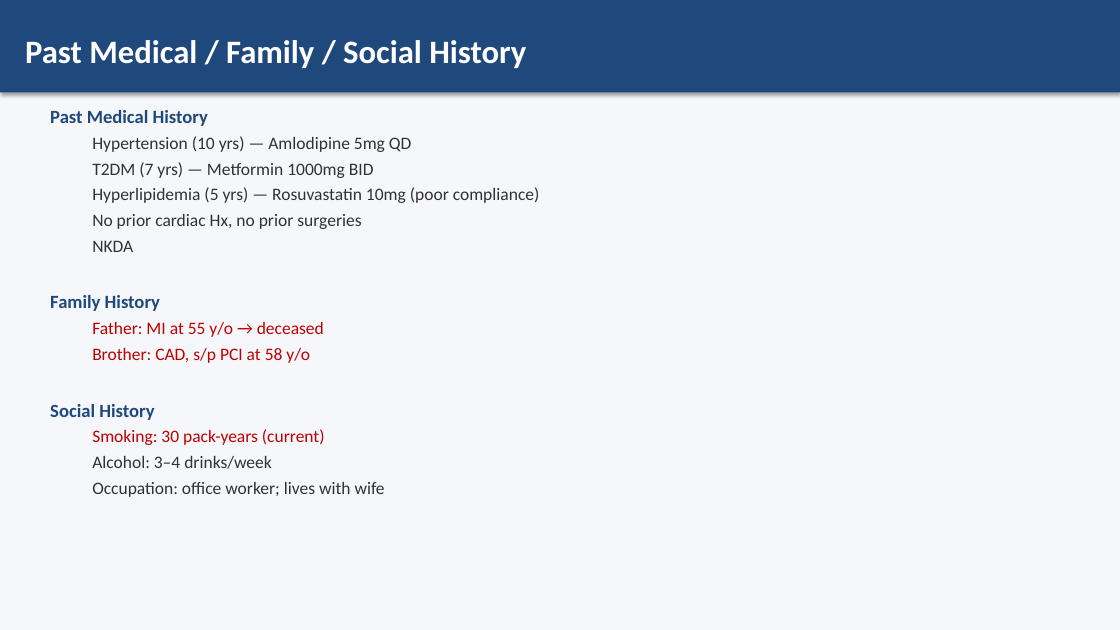
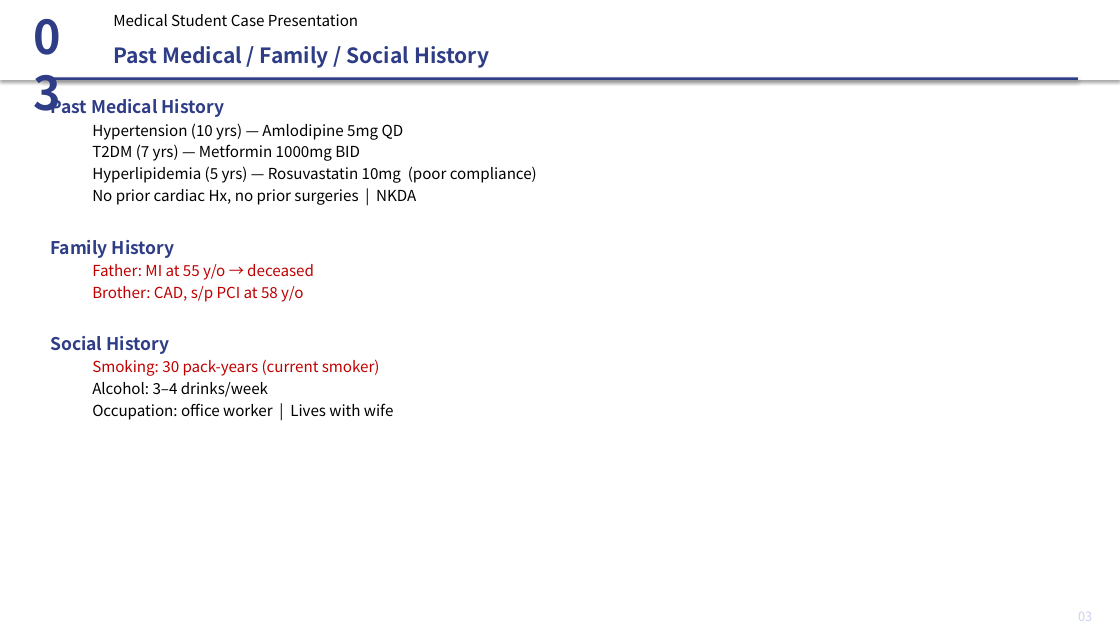
Before and after one commit to p16791918-lab/endo, a slide deck: slide 4 of case_MI.pptx. Drawn at 1120x630 pixels with LibreOffice and Linux fonts; fonts in the diff are those of the drawing. Boxes give left, top, right and bottom in pixels: in the first picture for what was removed or moved away, otherwise in the second. Text is boxed around its words. In the diff, an @@ line names an element or a change of style, - is before the commit and + after.

```diff
--- a/case_MI.pptx
+++ b/case_MI.pptx
@@ rectangle at (0,0,1120,630): fill #F5F7FA to #FFFFFF @@
@@ rectangle added at (0,0,1120,80), fill #FFFFFF @@
@@ text added at (25,4,92,76), 40 pt, text #2E3D86, bold @@
+03
@@ text added at (113,14,358,26), 13 pt, text #000000 @@
+Medical Student Case Presentation
@@ text "Past Medical / Family / ...": place and size @@
-text "Past Medical / Family / ..." at (0,0,1120,92)
+text "Past Medical / Family / ..." at (113,46,489,68)
@@ text "Past Medical / Family / ..." at (113,46,489,68): size 28 to 18 pt, font Calibri to Noto Sans CJK KR, text colour #FFFFFF to #2E3D86; vertical alignment middle to top; fill #1F497D to none; shadow off @@
@@ rectangle added at (42,77,1078,80), fill #2E3D86 @@
@@ text "Past Medical History": place and size @@
-text "Past Medical History" at (50,110,540,497)
+text "Past Medical History" at (50,96,537,420)
@@ text at (50,96,537,397): size 16 to 15 pt, text colour #1F497D to #2E3D86 in "Past Medical History", "Family History", "Social History"; font Calibri to Noto Sans CJK KR in "Past Medical History", "Hypertension (10 yrs) — Amlodipine 5mg QD", "T2DM (7 yrs) — Metformin 1000mg BID", "Hyperlipidemia (5 yrs) — Rosuvastatin 10mg (poor ..." and 5 more places; size 15 to 13 pt in "Hypertension (10 yrs) — Amlodipine 5mg QD", "T2DM (7 yrs) — Metformin 1000mg BID", "Hyperlipidemia (5 yrs) — Rosuvastatin 10mg (poor ...", "Father: MI at 55 y/o → deceased" and 2 more places; text colour #323232 to #000000 in "Hypertension (10 yrs) — Amlodipine 5mg QD", "T2DM (7 yrs) — Metformin 1000mg BID", "Hyperlipidemia (5 yrs) — Rosuvastatin 10mg (poor ...", "Alcohol: 3–4 drinks/week"; less space between paragraphs @@
@@ text at (92,189,416,205): text changed; size 15 to 13 pt; font Calibri to Noto Sans CJK KR; text colour #323232 to #000000 @@
-  No prior cardiac Hx, no prior surgeries
-  NKDA
+  No prior cardiac Hx, no prior surgeries | NKDA
@@ text at (92,359,380,376): text changed; size 15 to 13 pt; font Calibri to Noto Sans CJK KR @@
-  Smoking: 30 pack-years (current)
+  Smoking: 30 pack-years (current smoker)
@@ text at (92,403,393,420): text changed; size 15 to 13 pt; font Calibri to Noto Sans CJK KR; text colour #323232 to #000000 @@
-  Occupation: office worker; lives with wife
+  Occupation: office worker | Lives with wife
@@ text added at (1078,612,1092,621), 11 pt, text #CCD2F0 @@
+03
```
Also in this commit, not shown: 11 other slides changed, 1 other file.
